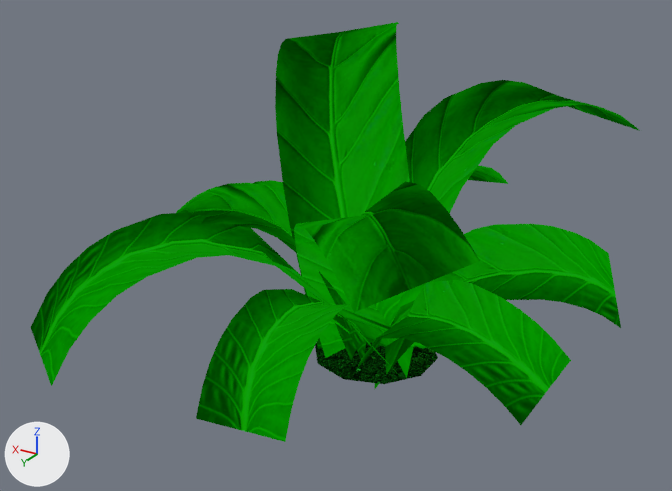
The glTF model static/models/plant.gltf: old version first, new version second.
The view is the same before and after, from a 50 mm camera at (-4.4, 7.62, 2.58) aimed at (0.3, -0.21, -1.34). The lights are fixed; the arrows at lower left show +X, +Y and +Z. Vertices at the same position are counted once.

The older version as bpy lines, for what is in view:
```python
me_untitled = bpy.data.meshes.new('Untitled')
me_untitled.from_pydata(...)  # 319 vertices, 382 faces; spans x -2.64..2.52, y -3.16..3.03, z -1.62..2.04
me_untitled.materials.append(mat_plant)
ob_plant = bpy.data.objects.new('Plant', me_untitled)
ob_plant.location = (0.0, -0.25, -1.3)
```
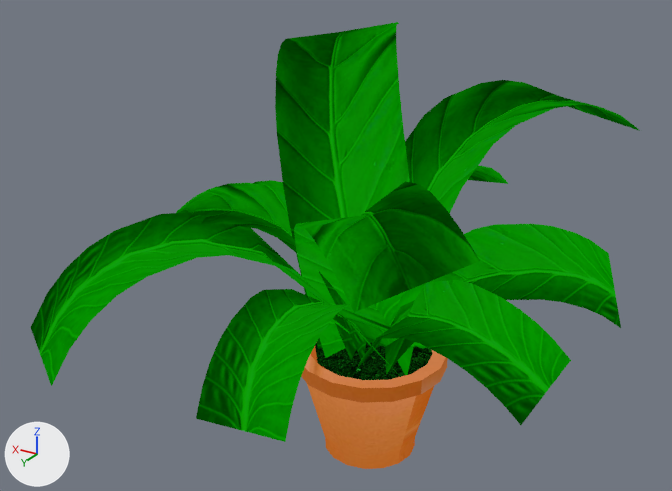
The newer file is also turned or shifted as a whole; pictures and numbers use the older file's frame.

The change, as a diff of the scene's bpy script:
```diff
--- a/static/models/plant.gltf.py
+++ b/static/models/plant.gltf.py
@@ img_pot @@
+img_pot = load_image('pot', 'pot.jpg', 900, 900, 'sRGB')
@@ mat_pot @@
+mat_pot = bpy.data.materials.new('Pot')
+# colours: light grey #d1d1d1
+# uses the picture img_pot
@@ me_untitled @@
 # used by ob_plant; location = (0.0, -0.25, -1.3)
-me_untitled.from_pydata(...)  # 319 vertices, 382 faces; spans x -2.64..2.52, y -3.16..3.03, z -1.62..2.04
+me_untitled.from_pydata(...)  # 445 vertices, 634 faces; spans x -2.64..2.52, y -3.16..3.03, z -2.58..2.04
+# me_untitled part 1: a new loose piece of 128 vertices spanning x -0.86..0.86, y -1.09..0.63, z -2.58..-1.32, in mat_pot
 me_untitled.materials.append(mat_plant)
+me_untitled.materials.append(mat_pot)
```

Boxes [x1, y1, x2, y2] around the edits, measured in the pictures (672 x 491 px):
'Plant', reshaped (6% taller)
    before: [31, 22, 640, 442]
    after: [31, 22, 640, 469]
part 1 of me_untitled, added (orange)
    after: [301, 346, 448, 469]
